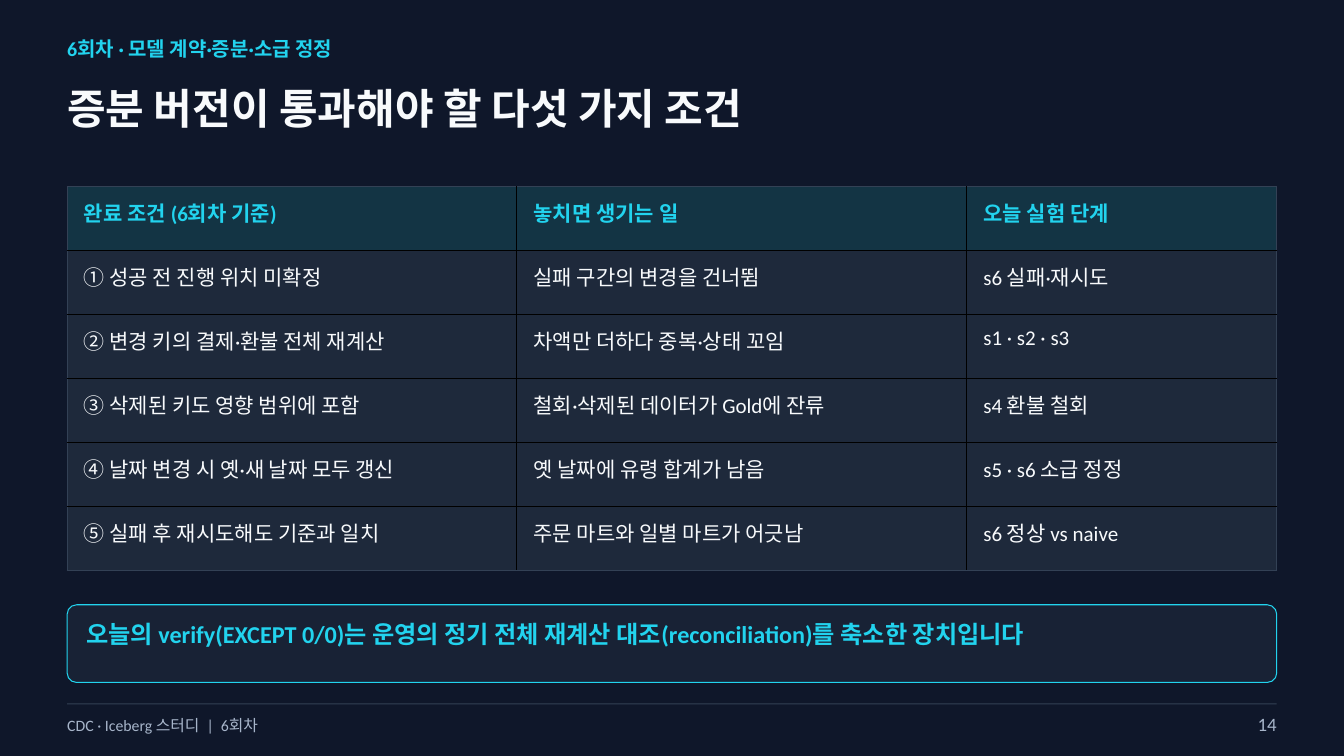
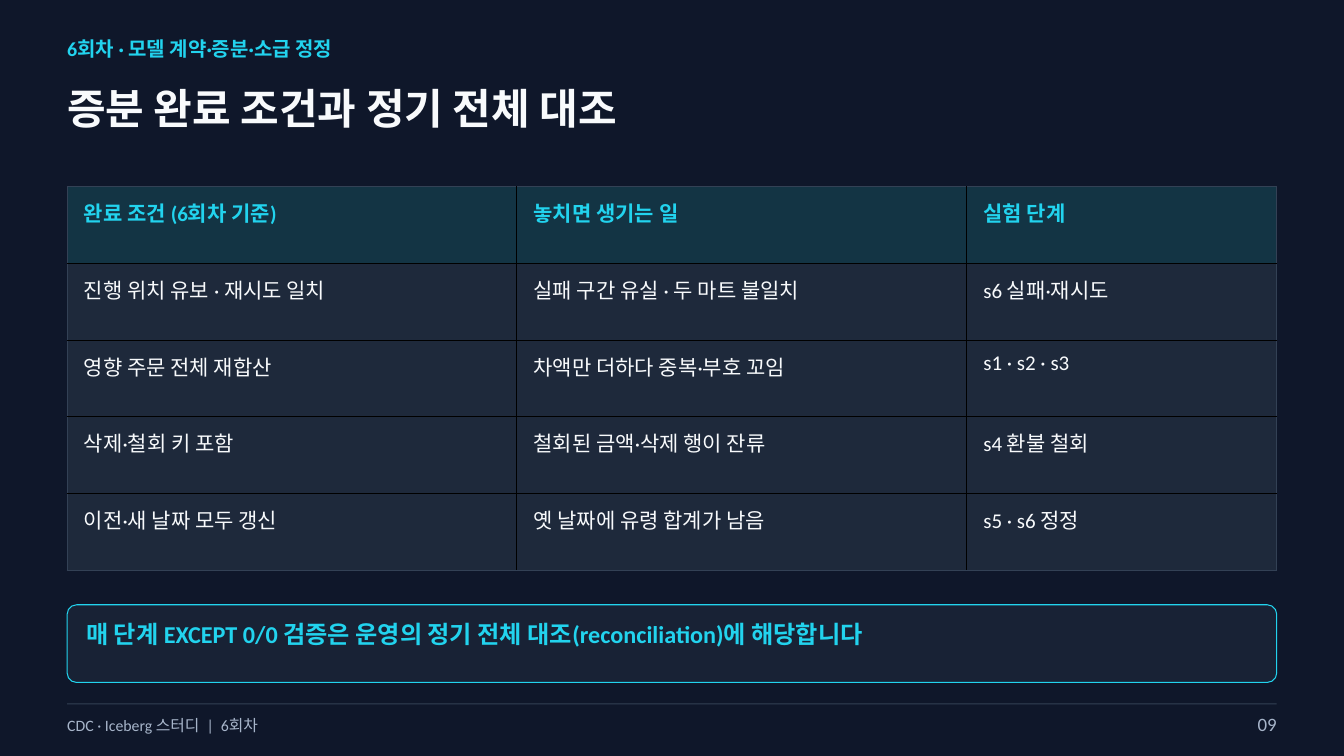
Before and after one commit to kim-dabin/cdc-lakehouse-study, a slide deck: slide 9 of labs/session06/slides/06-session06-student.pptx (slide 14 before the commit). Drawn at 1344x756 pixels with LibreOffice and Linux fonts; fonts in the diff are those of the drawing. Boxes give left, top, right and bottom in pixels: in the first picture for what was removed or moved away, otherwise in the second. Text is boxed around its words. In the diff, an @@ line names an element or a change of style, - is before the commit and + after.

```diff
--- a/labs/session06/slides/06-session06-student.pptx
+++ b/labs/session06/slides/06-session06-student.pptx
@@ text at (67,88,617,128): text changed @@
-증분 버전이 통과해야 할 다섯 가지 조건
+증분 완료 조건과 정기 전체 대조
@@ table at (68,187,1277,570) @@
-row 1: 완료 조건 (6회차 기준) | 놓치면 생기는 일 | 오늘 실험 단계
-row 2: ① 성공 전 진행 위치 미확정 | 실패 구간의 변경을 건너뜀 | s6 실패·재시도
-row 3: ② 변경 키의 결제·환불 전체 재계산 | 차액만 더하다 중복·상태 꼬임 | s1 · s2 · s3
-row 4: ③ 삭제된 키도 영향 범위에 포함 | 철회·삭제된 데이터가 Gold에 잔류 | s4 환불 철회
-row 5: ④ 날짜 변경 시 옛·새 날짜 모두 갱신 | 옛 날짜에 유령 합계가 남음 | s5 · s6 소급 정정
-row 6: ⑤ 실패 후 재시도해도 기준과 일치 | 주문 마트와 일별 마트가 어긋남 | s6 정상 vs naive
+row 1: 완료 조건 (6회차 기준) | 놓치면 생기는 일 | 실험 단계
+row 2: 진행 위치 유보 · 재시도 일치 | 실패 구간 유실 · 두 마트 불일치 | s6 실패·재시도
+row 3: 영향 주문 전체 재합산 | 차액만 더하다 중복·부호 꼬임 | s1 · s2 · s3
+row 4: 삭제·철회 키 포함 | 철회된 금액·삭제 행이 잔류 | s4 환불 철회
+row 5: 이전·새 날짜 모두 갱신 | 옛 날짜에 유령 합계가 남음 | s5 · s6 정정
@@ text at (86,622,863,647): text changed @@
-오늘의 verify(EXCEPT 0/0)는 운영의 정기 전체 재계산 대조(reconciliation)를 축소한 장치입니다
+매 단계 EXCEPT 0/0 검증은 운영의 정기 전체 대조(reconciliation)에 해당합니다
@@ text at (1258,719,1277,731): text changed @@
-14
+09
```
Also in this commit, not shown: 20 other slides changed, 11 slides removed, 3 other files.
